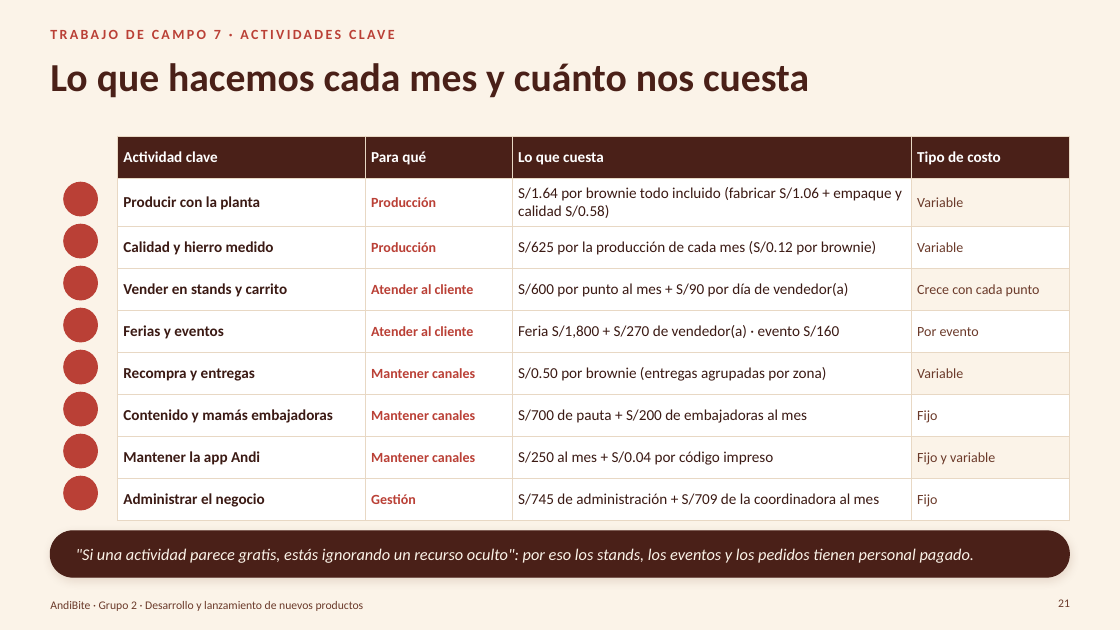
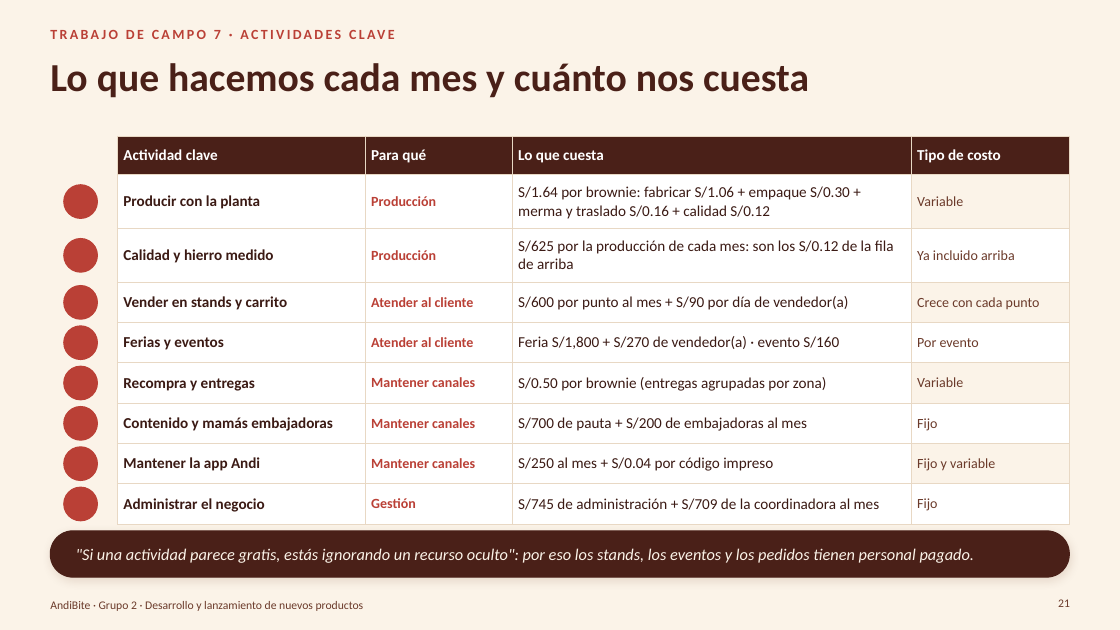
Before and after one commit to Darknow-web/Desarrollo-y-lanzamiento-de-producto-y-marca, a slide deck: slide 21 of 04-reformulacion/TC5-8/TC5-8-AndiBite.pptx. Drawn at 1120x630 pixels with LibreOffice and Linux fonts; fonts in the diff are those of the drawing; background and template pictures are left out. Boxes give left, top, right and bottom in pixels: in the first picture for what was removed or moved away, otherwise in the second. Text is boxed around its words. In the diff, an @@ line names an element or a change of style, - is before the commit and + after.

```diff
--- a/04-reformulacion/TC5-8/TC5-8-AndiBite.pptx
+++ b/04-reformulacion/TC5-8/TC5-8-AndiBite.pptx
@@ table at (118,136,1070,516) @@
-row 2, column 3: S/1.64 por brownie todo incluido (fabricar S/1.06 + empaque y calidad S/0.58)
+row 2, column 3: S/1.64 por brownie: fabricar S/1.06 + empaque S/0.30 + merma y traslado S/0.16 + calidad S/0.12
-row 3, column 3: S/625 por la producción de cada mes (S/0.12 por brownie)
+row 3, column 3: S/625 por la producción de cada mes: son los S/0.12 de la fila de arriba
-row 3, column 4: Variable
+row 3, column 4: Ya incluido arriba
@@ ellipse: place and size @@
-ellipse at (64,266,97,300)
+ellipse at (64,286,97,319)
@@ ellipse: place and size @@
-ellipse at (64,308,97,342)
+ellipse at (64,326,97,360)
@@ 4 ellipses: place and size @@
-4 ellipses at (64,224,97,468)
+4 ellipses at (64,239,97,481)
@@ ellipse: place and size @@
-ellipse at (64,476,97,510)
+ellipse at (64,487,97,521)
```
Also in this commit, not shown: 2 other files.
